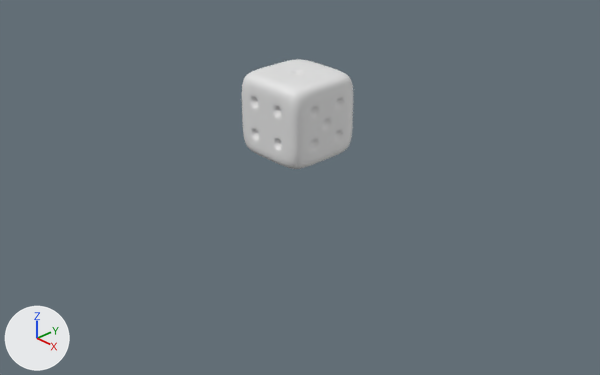
An edit to the Blender file blendFile/Dice2.blend, drawn before and after from the same camera.
One viewpoint serves both versions: a 50 mm camera at (13.54, -12.66, 7.24) aimed at (0.6, -0.48, -1.61). The lights are fixed; the arrows at lower left show +X, +Y and +Z.
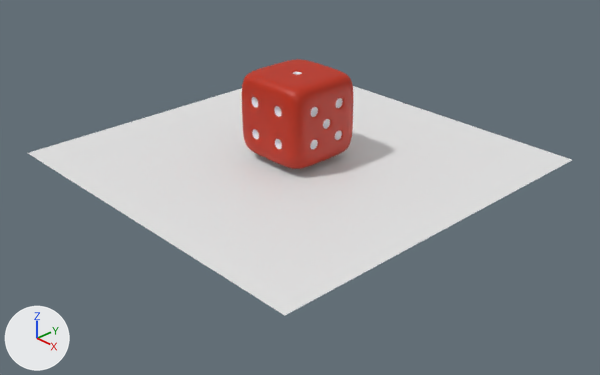
Commit message: add Materials for dice

Location of each change, (x1, y1, x2, y2) in pixels of the pictures (600 x 375 px):
'Plane', added
    after: (28, 86, 572, 315)
part 1 of me_cube, recoloured
    both: (242, 59, 353, 169)
part 2 of me_cube, recoloured
    both: (252, 72, 343, 149)

Diff of the bpy script that builds the scene:
```diff
--- a/blendFile/Dice2.blend.py
+++ b/blendFile/Dice2.blend.py
@@ mat_maincolor @@
+mat_maincolor = principled_material('MainColor')
+mat_maincolor.base_color = (0.521, 0.0214, 0.0)  # orange #bf2800
@@ mat_holes @@
+mat_holes = principled_material('Holes')
+mat_holes.base_color = (0.776, 0.753, 0.8)  # white #e4e1e7
@@ me_cube @@
 me_cube.from_pydata(...)  # 257 vertices, 297 faces; spans x -1.0..1.0, y -1.0..1.0, z -1.0..1.0
 # used by ob_cube; location = (0.0, 0.0, 0.0)
+# me_cube part 1: 213 of the faces centred in x -1.0..1.0, y -1.0..1.0, z -1.0..1.0 switch from mat_material_001 (white #e7e7e7) to mat_maincolor (orange #bf2800)
+# me_cube part 2: all 84 faces centred in x -0.95..0.94, y -0.94..0.94, z -0.93..0.94 switch from mat_material_001 (white #e7e7e7) to mat_holes (white #e4e1e7)
@@ me_plane @@
+me_plane.from_pydata([(-1.0, -1.0, 0.0), (1.0, -1.0, 0.0), (-1.0, 1.0, 0.0), (1.0, 1.0, 0.0)], [], [(0, 1, 3, 2)])
@@ ob_plane @@
+ob_plane = bpy.data.objects.new('Plane', me_plane)
+ob_plane.location = (0.0, 0.0, -1.15)
+ob_plane.scale = (4.71, 4.71, 4.71)
```
